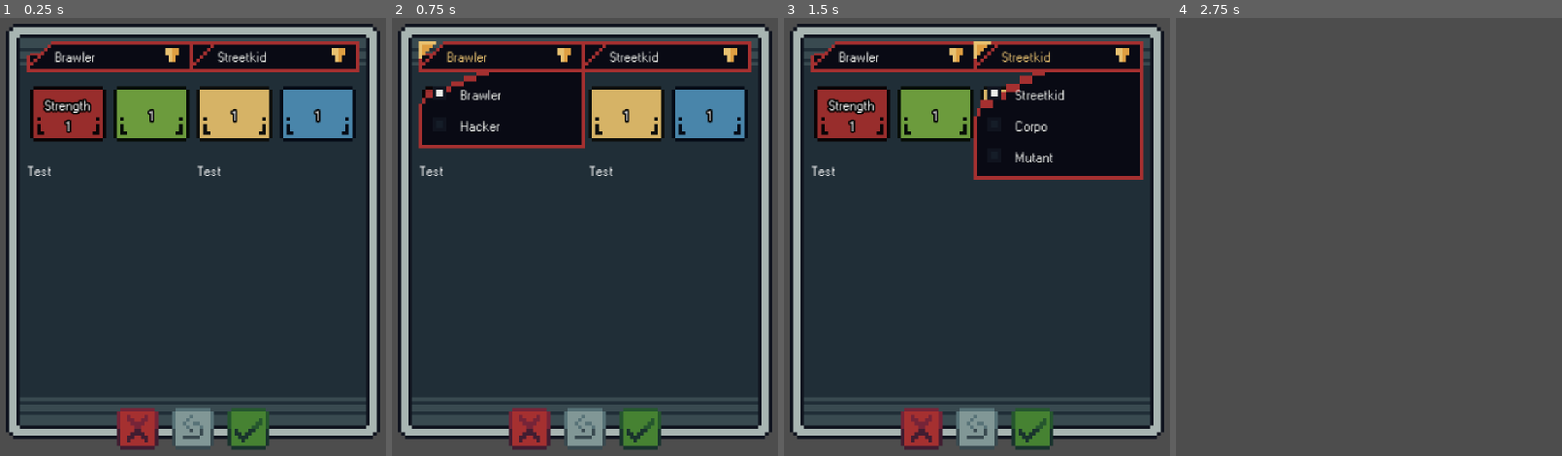
Above: before the commit, frames 1-4 (left to right).
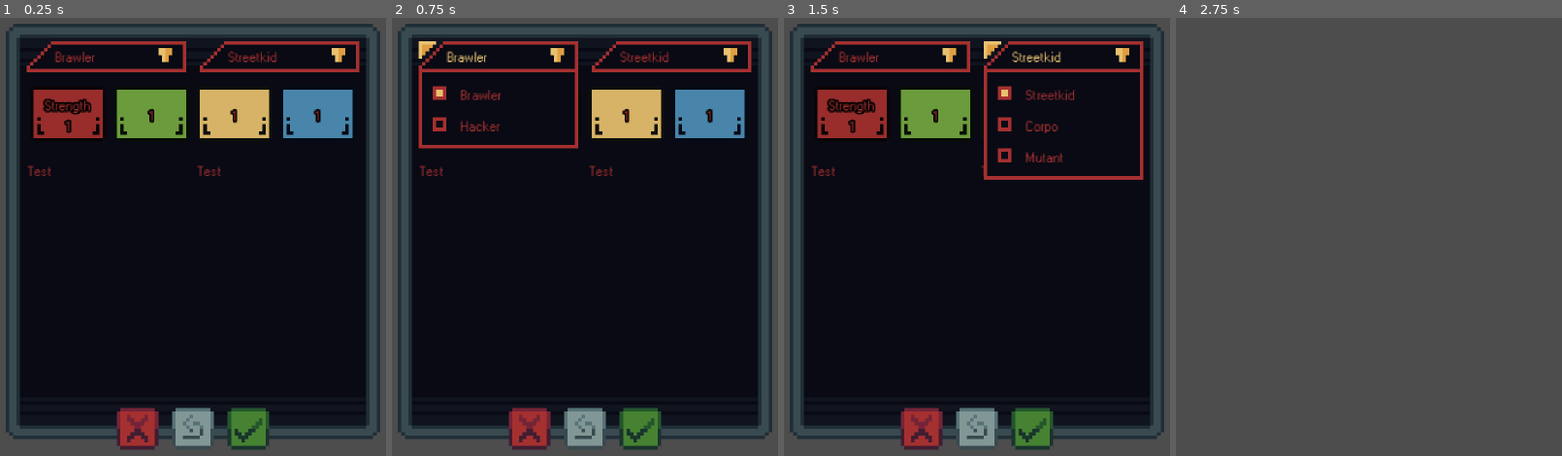
Above: after the commit, the same moments.

Repository: Paraldos/AdventureGame
Game: Godot game, scene res://hero_creation/hero_creation.tscn
Two runs of this game, one before a commit and one after it. Both use one fixed random seed, a clock stepped at 60 frames per second and the inputs below. This scene is started directly instead of the project's main scene.
Inputs (mouse positions are in pixels of both pictures, inside the frame that each line leads up to):
- Up to frame 1 (0.25 s): no input
- Up to frame 2 (0.75 s): click "Brawler" at 0.5 s
- Up to frame 3 (1.5 s): click "Streetkid" at 1.25 s
- Up to frame 4 (2.75 s): click (1423, 429) at 2 s

The runs differ from the first frame. In frame 1, 74% of the frame differs, in the area x 1-99%, y 1-97%; in frame 2, 72%; in frame 3, 70%; in frame 4, nothing differs.
Error in both runs: Invalid access of index '0' on a base object of type: 'Array'. (res://hero_creation/hero_creation.gd:16)

Commit message:
refined themes

Diff:
--- a/assets/theme/main_theme.tres
+++ b/assets/theme/main_theme.tres
@@ -7,6 +7,7 @@
 [ext_resource type="Texture2D" uid="uid://ba44qjj6lavpu" path="res://assets/img/ui/panel.png" id="5_b85mk"]
 [ext_resource type="Texture2D" uid="uid://cqy25ag8328ki" path="res://assets/img/ui/radio_btn2.png" id="6_ryqvi"]
 [ext_resource type="Texture2D" uid="uid://cx01f8x2c1kae" path="res://assets/img/ui/radio_btn1.png" id="7_vdebs"]
+[ext_resource type="Texture2D" uid="uid://dnqjm7w437dfh" path="res://assets/img/ui/panel_simple.png" id="8_tjmdt"]
 [ext_resource type="FontFile" uid="uid://nn4nvg0af02x" path="res://assets/fonts/W95FA.otf" id="8_vdebs"]
 
 [sub_resource type="StyleBoxTexture" id="StyleBoxTexture_b85mk"]
@@ -58,10 +59,10 @@
 texture_margin_bottom = 12.0
 
 [sub_resource type="StyleBoxFlat" id="StyleBoxFlat_b85mk"]
-bg_color = Color(0.30980393, 0.56078434, 0.7294118, 1)
+bg_color = Color(0.0627451, 0.078431375, 0.12156863, 1)
 
 [sub_resource type="StyleBoxTexture" id="StyleBoxTexture_xamdb"]
-texture = ExtResource("4_0vr3v")
+texture = ExtResource("8_tjmdt")
 texture_margin_left = 2.0
 texture_margin_top = 2.0
 texture_margin_right = 2.0
@@ -79,12 +80,17 @@
 Button/styles/hover = SubResource("StyleBoxTexture_vdebs")
 Button/styles/normal = SubResource("StyleBoxTexture_0vr3v")
 Button/styles/pressed = SubResource("StyleBoxTexture_ryqvi")
+Label/colors/font_color = Color(0.64705884, 0.1882353, 0.1882353, 1)
 Label/constants/line_spacing = 1
 Label/styles/normal = SubResource("StyleBoxEmpty_b85mk")
-OptionButton/colors/font_color = Color(0.92156863, 0.92941177, 0.9137255, 1)
+OptionButton/colors/font_color = Color(0.64705884, 0.1882353, 0.1882353, 1)
 OptionButton/icons/arrow = ExtResource("4_b85mk")
 PanelContainer/styles/panel = SubResource("StyleBoxTexture_tjmdt")
-PopupMenu/colors/font_color = Color(0.92156863, 0.92941177, 0.9137255, 1)
+PopupMenu/colors/font_color = Color(0.64705884, 0.1882353, 0.1882353, 1)
+PopupMenu/colors/font_disabled_color = Color(0.45882353, 0.14117648, 0.21960784, 1)
+PopupMenu/colors/font_hover_color = Color(0.9098039, 0.75686276, 0.4392157, 1)
+PopupMenu/colors/font_separator_color = Color(0.9098039, 0.75686276, 0.4392157, 1)
+PopupMenu/colors/title_color = Color(0.9098039, 0.75686276, 0.4392157, 1)
 PopupMenu/constants/icon_max_width = 0
 PopupMenu/icons/checked = ExtResource("7_vdebs")
 PopupMenu/icons/checked_disabled = ExtResource("6_ryqvi")
--- a/hero_creation/hero_creation.gd
+++ b/hero_creation/hero_creation.gd
@@ -1,6 +1,6 @@
 extends CanvasLayer
 
-@onready var role_and_background_selector: PanelContainer = %RoleAndBackgroundSelector
+@onready var role_and_background_selector: HBoxContainer = %RoleAndBackgroundSelector
 @onready var attributes: HBoxContainer = %Attributes
 @onready var stats: GridContainer = %Stats
 @onready var x_btn: TextureButton = %XBtn
--- a/hero_creation/role_and_background_selector.gd
+++ b/hero_creation/role_and_background_selector.gd
@@ -1,4 +1,4 @@
-extends PanelContainer
+extends HBoxContainer
 
 @onready var roles_menu: OptionButton = %RolesMenu
 @onready var backgrounds_menu: OptionButton = %BackgroundsMenu
--- a/hero_creation/role_and_background_selector.tscn
+++ b/hero_creation/role_and_background_selector.tscn
@@ -1,41 +1,25 @@
-[gd_scene load_steps=4 format=3 uid="uid://cja63mf1ulnpi"]
+[gd_scene load_steps=3 format=3 uid="uid://cja63mf1ulnpi"]
 
-[ext_resource type="Texture2D" uid="uid://c5crnfwg3lwyl" path="res://assets/img/ui/btn1.png" id="1_ttnuf"]
+[ext_resource type="Theme" uid="uid://dxbr2pe0xoeby" path="res://assets/theme/main_theme.tres" id="1_ttnuf"]
 [ext_resource type="Script" uid="uid://bb5evq4hnidap" path="res://hero_creation/role_and_background_selector.gd" id="2_2anrf"]
 
-[sub_resource type="StyleBoxTexture" id="StyleBoxTexture_7onh3"]
-texture = ExtResource("1_ttnuf")
-texture_margin_left = 1.0
-texture_margin_top = 1.0
-texture_margin_right = 1.0
-texture_margin_bottom = 1.0
-
-[node name="RoleAndBackgroundSelector" type="PanelContainer"]
-theme_override_styles/panel = SubResource("StyleBoxTexture_7onh3")
+[node name="RoleAndBackgroundSelector" type="HBoxContainer"]
+offset_right = 49.0
+offset_bottom = 10.0
+theme = ExtResource("1_ttnuf")
 script = ExtResource("2_2anrf")
 
-[node name="MarginContainer" type="MarginContainer" parent="."]
-layout_mode = 2
-theme_override_constants/margin_left = -1
-theme_override_constants/margin_top = -1
-theme_override_constants/margin_right = -1
-theme_override_constants/margin_bottom = -1
-
-[node name="HBoxContainer" type="HBoxContainer" parent="MarginContainer"]
-layout_mode = 2
-theme_override_constants/separation = -1
-
-[node name="RolesMenu" type="OptionButton" parent="MarginContainer/HBoxContainer"]
+[node name="RolesMenu" type="OptionButton" parent="."]
 unique_name_in_owner = true
 layout_mode = 2
 size_flags_horizontal = 3
 focus_mode = 0
 
-[node name="BackgroundsMenu" type="OptionButton" parent="MarginContainer/HBoxContainer"]
+[node name="BackgroundsMenu" type="OptionButton" parent="."]
 unique_name_in_owner = true
 layout_mode = 2
 size_flags_horizontal = 3
 focus_mode = 0
 
-[connection signal="item_selected" from="MarginContainer/HBoxContainer/RolesMenu" to="." method="_on_roles_menu_item_selected"]
-[connection signal="item_selected" from="MarginContainer/HBoxContainer/BackgroundsMenu" to="." method="_on_backgrounds_menu_item_selected"]
+[connection signal="item_selected" from="RolesMenu" to="." method="_on_roles_menu_item_selected"]
+[connection signal="item_selected" from="BackgroundsMenu" to="." method="_on_backgrounds_menu_item_selected"]
Binary file changed: assets/img/ui/dialog_bubble.aseprite
Binary file changed: assets/img/ui/dialog_bubble.png
Binary file changed: assets/img/ui/panel.aseprite
Binary file changed: assets/img/ui/panel.png
Binary file added: assets/img/ui/panel_simple.aseprite
Binary file added: assets/img/ui/panel_simple.png
Not shown, added: assets/img/ui/panel_simple.png.import
Binary file changed: assets/img/ui/radio_btn.aseprite
Binary file changed: assets/img/ui/radio_btn1.png
Binary file changed: assets/img/ui/radio_btn2.png
Not shown: 1 places in assets/theme/main_theme.tres that only renumber resources
